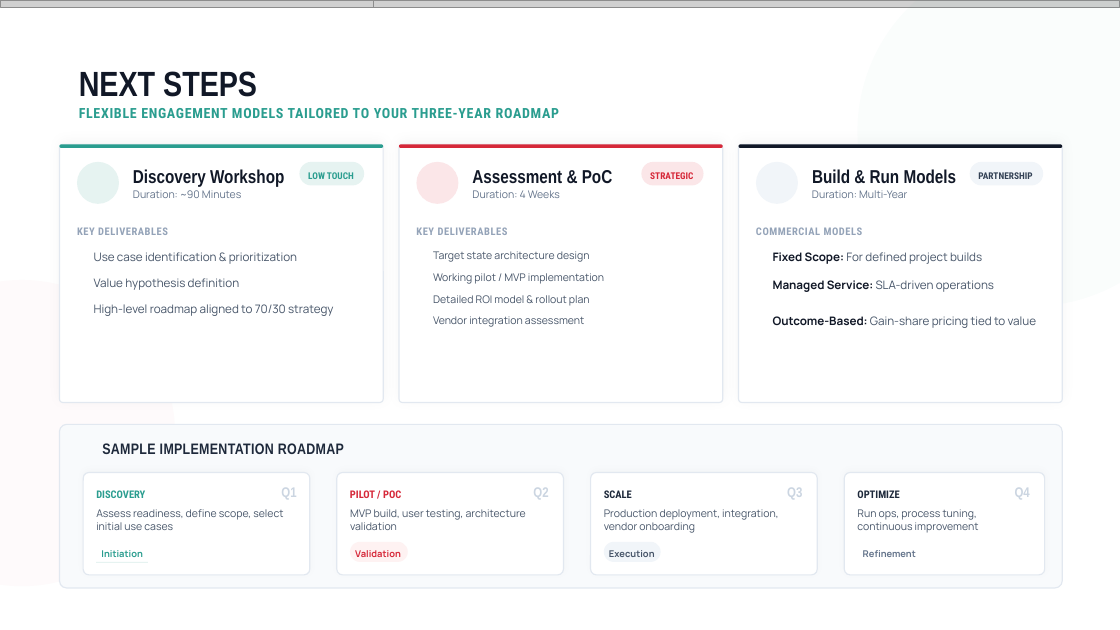
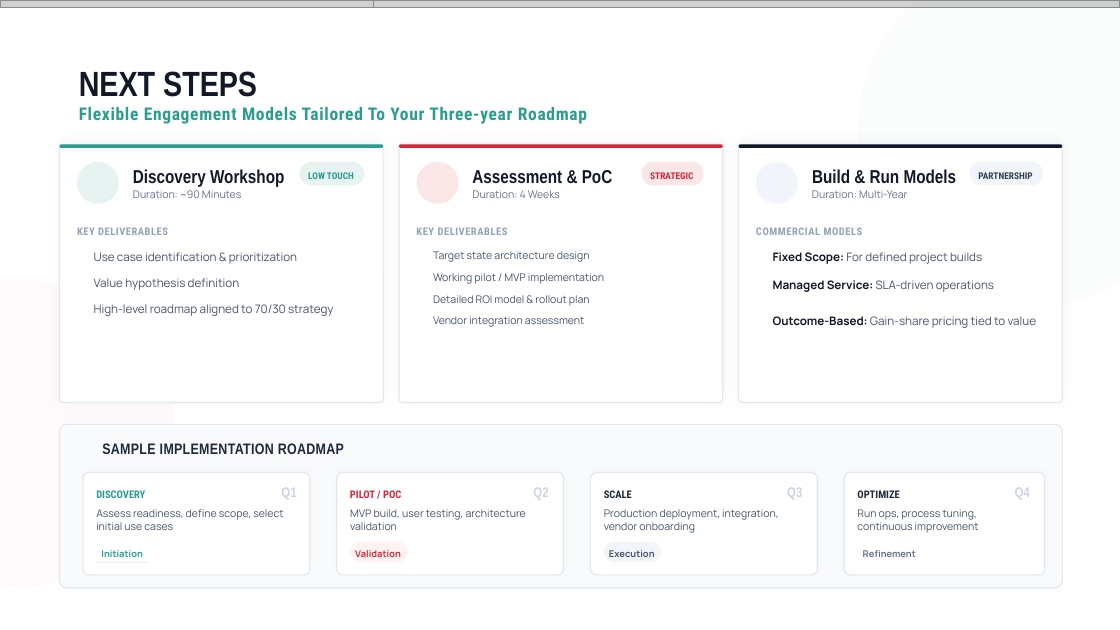
Before and after one commit to athu07/Deck-Engine, a slide deck: slide 36 of data/decks/WORKING_COPY_Master_Deck.pptx (slide 7 before the commit). Drawn at 1120x630 pixels with LibreOffice and Linux fonts; fonts in the diff are those of the drawing; grey boxes stand for pictures; background and template pictures are left out. Boxes give left, top, right and bottom in pixels: in the first picture for what was removed or moved away, otherwise in the second. Text is boxed around its words. In the diff, an @@ line names an element or a change of style, - is before the commit and + after.

```diff
--- a/data/decks/WORKING_COPY_Master_Deck.pptx
+++ b/data/decks/WORKING_COPY_Master_Deck.pptx
@@ text at bbox=[79, 107, 587, 124]: text changed; size 12 to 15 pt @@
-FLEXIBLE ENGAGEMENT MODELS TAILORED TO YOUR THREE-YEAR ROADMAP
+Flexible Engagement Models Tailored To Your Three-year Roadmap
```
Also in this commit, not shown: 13 other slides changed, 17 slides added, 116 slides removed, 30 other files.
